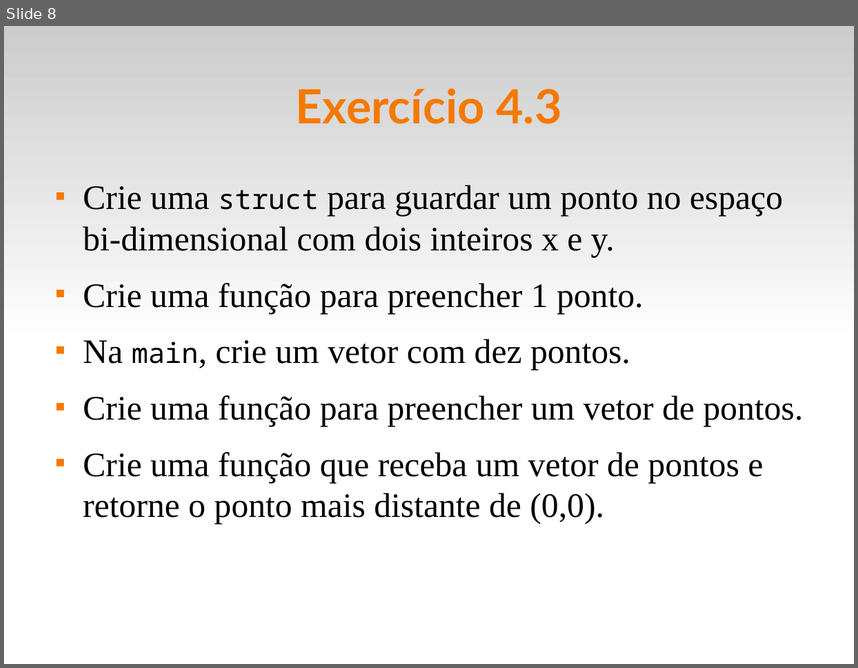
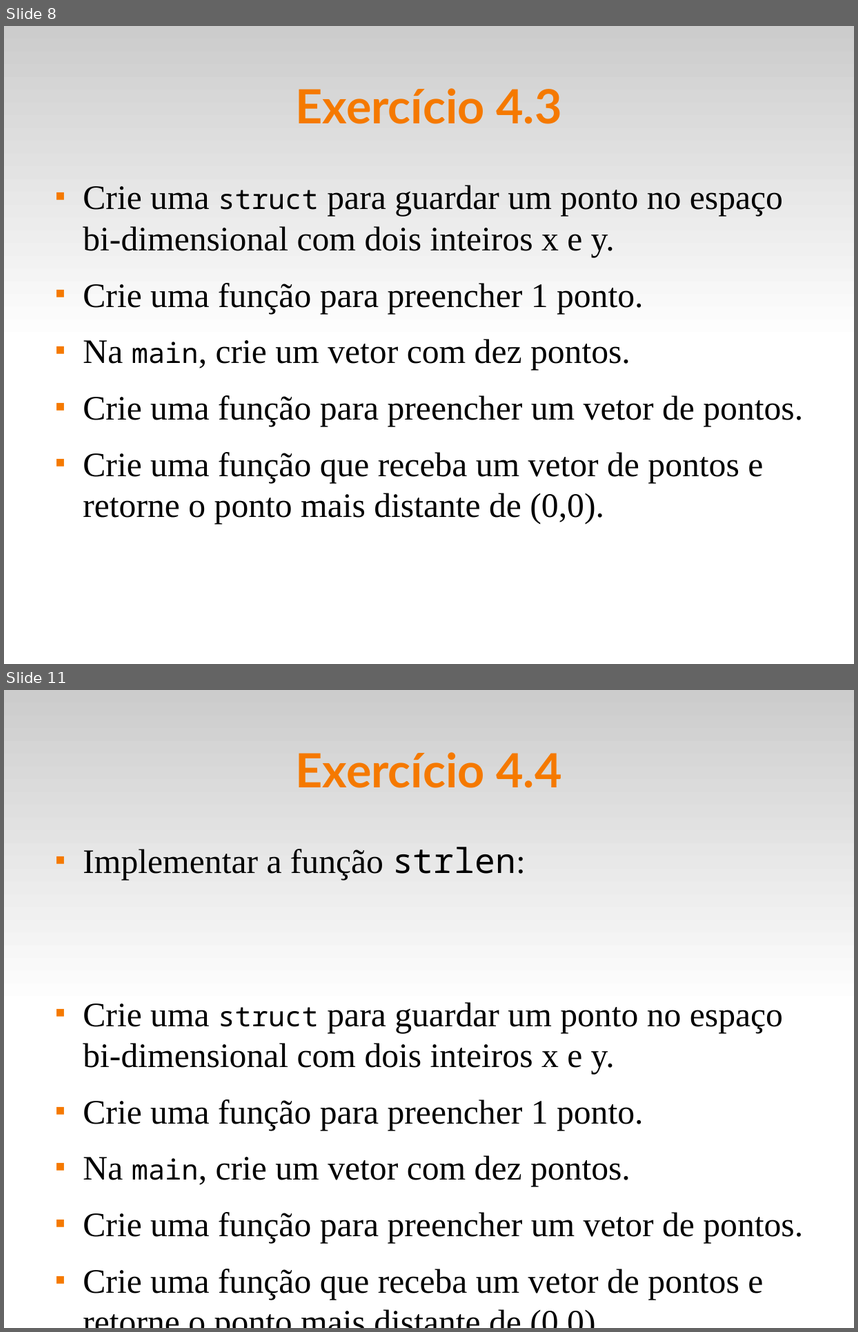
Before and after one commit to fsantanna-uerj/LP1, a slide deck: Slides/lp1-06-vetores.odp. Shown one above the other, each under a label of ours: slide 8 before the commit, slides 8 and 11 after it; the slides between them are not shown. The pictures are 858x668 and 858x1332 pixels, drawn with LibreOffice and Linux fonts; fonts in the diff are those of the drawing. Boxes give left, top, right and bottom in pixels: in the first picture for what was removed or moved away, otherwise in the second. Text is boxed around its words. In the diff, an @@ line names an element or a change of style, - is before the commit and + after.

```diff
--- a/Slides/lp1-06-vetores.odp
+++ b/Slides/lp1-06-vetores.odp
@@ slide 11 added at [4,690,854,1328], background #FFFFFF; not listed: 1 template element that a slide beside it also shows @@
@@ title added at [296,752,562,788], 44 pt, text #F57900, bold @@
+Exercício 4.4
@@ text added at [83,847,803,1299], 32 pt, text #000000 @@
+■ Implementar a função strlen:
+■ Crie uma struct para guardar um ponto no espaço bi-dimensional com dois inteiros x e y.
+■ Crie uma função para preencher 1 ponto.
+■ Na main, crie um vetor com dez pontos.
+■ Crie uma função para preencher um vetor de pontos.
+■ Crie uma função que receba um vetor de pontos e retorne o ponto mais distante de (0,0).
```
Also in this commit, not shown: 3 other slides added, 1 slide removed, 1 other file.
